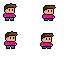
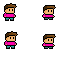
Revision of a layered 64x64 image; what changed, layer by layer:
painted on "Paint Layer 4" over (40, 33, 56, 49)
painted on "Paint Layer 2" over (42, 16, 55, 21)
